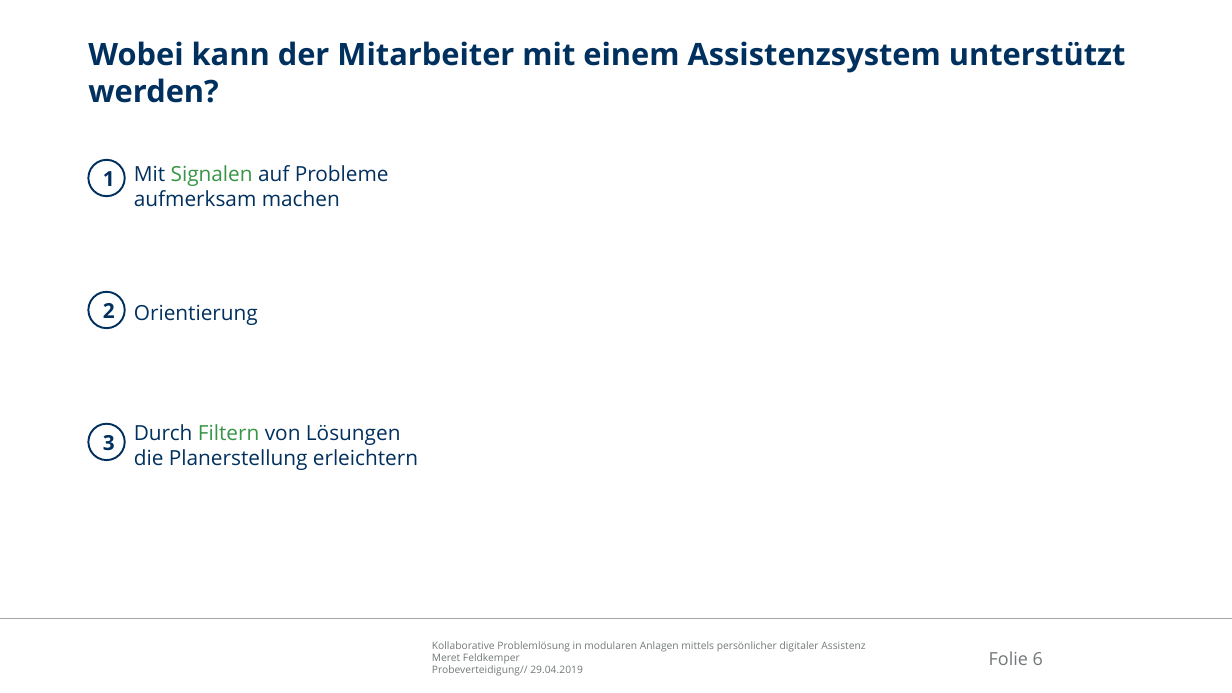
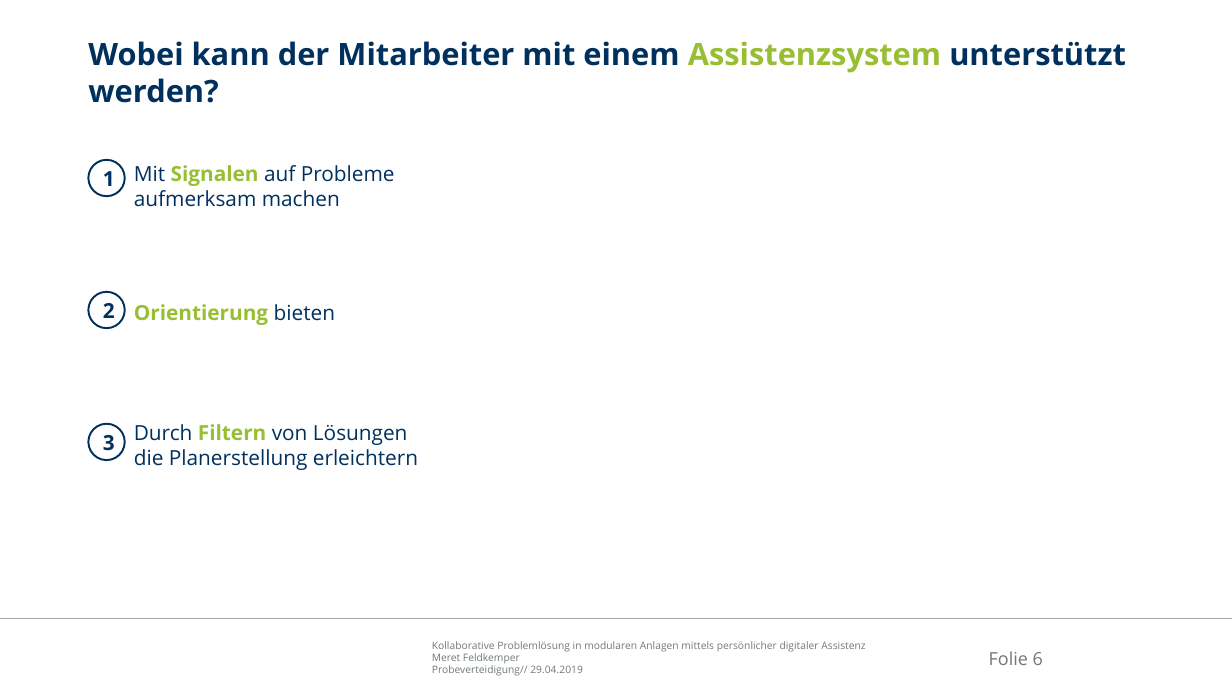
Before and after one commit to Ral3007/Diplomarbeit, a slide deck: slide 6 of Dokumente/Präsentationen/2019-04-29_DA_Feldkemper_Probeverteidigung.pptx. Drawn at 1232x693 pixels with LibreOffice and Linux fonts; fonts in the diff are those of the drawing; background and template pictures are left out. Boxes give left, top, right and bottom in pixels: in the first picture for what was removed or moved away, otherwise in the second. Text is boxed around its words. In the diff, an @@ line names an element or a change of style, - is before the commit and + after.

```diff
--- a/Dokumente/Präsentationen/2019-04-29_DA_Feldkemper_Probeverteidigung.pptx
+++ b/Dokumente/Präsentationen/2019-04-29_DA_Feldkemper_Probeverteidigung.pptx
@@ title "Wobei kann der Mitarbeiter mit ..." at bbox=[88, 41, 1126, 103]: text colour #00305E to #98BF33 in "Assistenzsystem" @@
@@ text "Mit Signalen auf Probleme aufmerksam ..." at bbox=[134, 165, 395, 207]: text colour #379545 to #98BF33, bold on in "Signalen" @@
@@ text at bbox=[134, 304, 335, 325]: text changed; text colour #00305E to #98BF33; bold on @@
-Orientierung
+Orientierung bieten
@@ text "Durch Filtern von Lösungen die ..." at bbox=[134, 424, 418, 470]: text colour #379545 to #98BF33, bold on in "Filtern" @@
```
Also in this commit, not shown: 6 other slides changed, 1 slide added, 1 slide removed, 31 other files.
